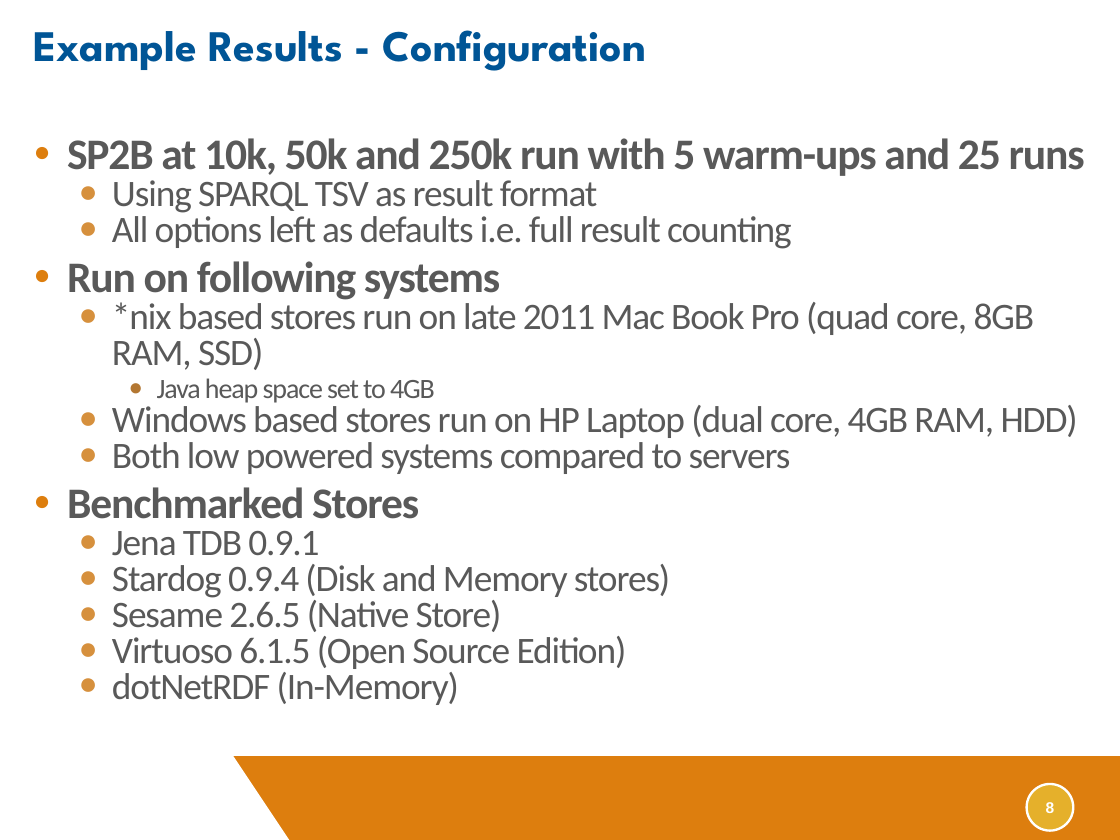
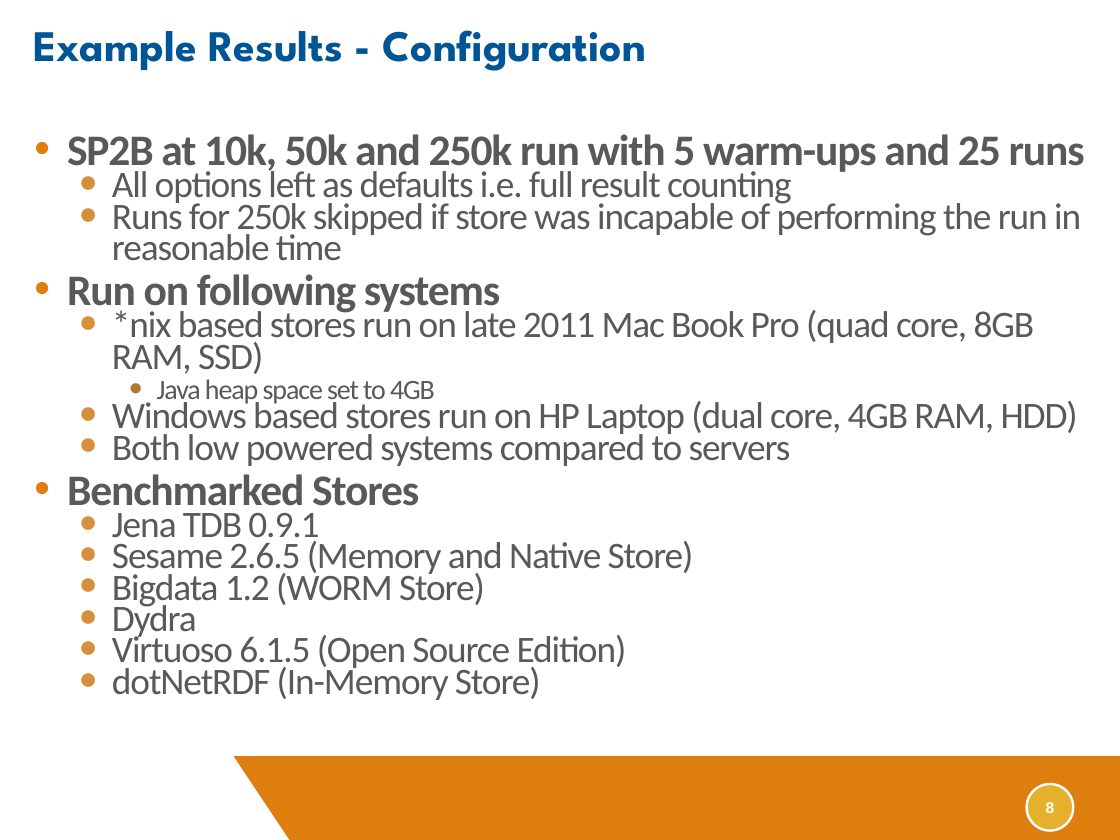
Before and after one commit to JohnGoldsmith/dotnetrdf-wiki, a slide deck: slide 8 of Slides/SemTech West 2012 Conference Presentation.pptx. Drawn at 1120x840 pixels with LibreOffice and Linux fonts; fonts in the diff are those of the drawing; background and template pictures are left out. Boxes give left, top, right and bottom in pixels: in the first picture for what was removed or moved away, otherwise in the second. Text is boxed around its words. In the diff, an @@ line names an element or a change of style, - is before the commit and + after.

```diff
--- a/Slides/SemTech West 2012 Conference Presentation.pptx
+++ b/Slides/SemTech West 2012 Conference Presentation.pptx
@@ text at box(67, 134, 1085, 672): line spacing 0.8 to 0.7 @@
@@ text at box(112, 180, 598, 213): paragraph removed @@
-  ● Using SPARQL TSV as result format
@@ text at box(112, 198, 1081, 261): paragraph added @@
+  ● Runs for 250k skipped if store was incapable of performing the run in reasonable time
@@ text at box(112, 541, 694, 641): text changed @@
-  ● Stardog 0.9.4 (Disk and Memory stores)
-  ● Sesame 2.6.5 (Native Store)
+  ● Sesame 2.6.5 (Memory and Native Store)
+  ● Bigdata 1.2 (WORM Store)
+  ● Dydra
@@ text at box(112, 663, 541, 700): text changed @@
-  ● dotNetRDF (In-Memory)
+  ● dotNetRDF (In-Memory Store)
```
Also in this commit, not shown: 3 slides added, 1 other file.
